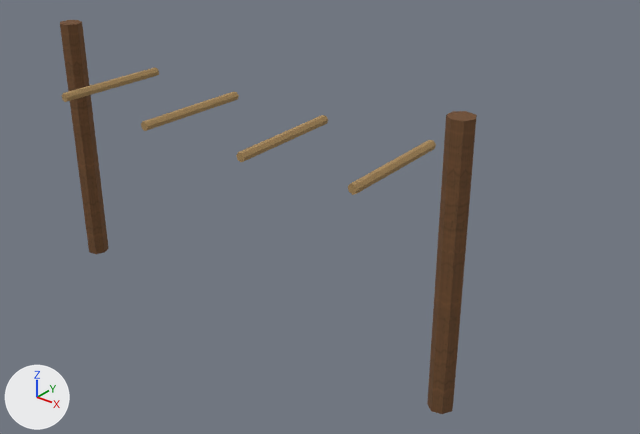
The OBJ model Assets/ProjectOEN/ProductionArt/Meshes/environment_set_dressing/en-024_camp_boundary_rope_set__taut.obj: old version first, new version second.
Rendered twice from a 50 mm camera at (1.63, -1.67, 1.46) aimed at (0.2, 0.12, 0.35). Lighting does not change. The marker at lower left points along +X, +Y and +Z. The picture after the commit comes second. Where no turn or scale is listed for an object, it has been applied to the vertices. Vertices at exactly the same position are counted once.

Objects in the first picture: 'en-024_camp_boundary_rope_set__taut'.
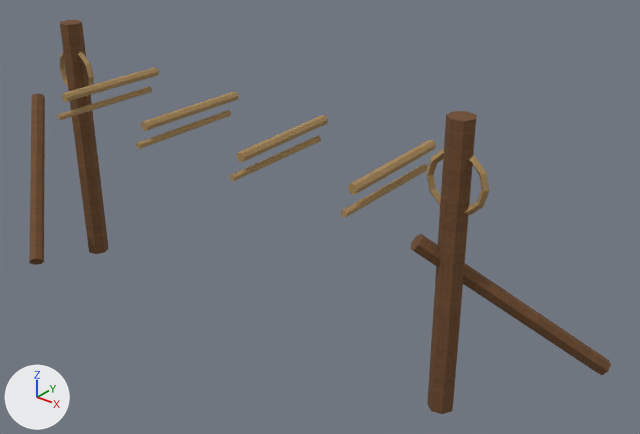
Edits to the scene script, one JSON object a line:
```json
{"block": "me_en_024_camp_boundary_rope_set__taut", "where": "# used by ob_en_024_camp_boundary_rope_set__taut; location = (0.0, 0.0, 0.0)"}
{"op": "remove", "block": "me_en_024_camp_boundary_rope_set__taut", "code": "me_en_024_camp_boundary_rope_set__taut.from_pydata(...)  # 96 vertices, 168 faces; spans x -0.732..0.735, y -0.175..0.175, z 0.0..0.8"}
{"op": "add", "block": "me_en_024_camp_boundary_rope_set__taut", "code": "me_en_024_camp_boundary_rope_set__taut.from_pydata(...)  # 280 vertices, 512 faces; spans x -1.028..1.028, y -0.309..0.309, z 0.0..0.8"}
{"block": "me_en_024_camp_boundary_rope_set__taut", "change": "me_en_024_camp_boundary_rope_set__taut part 1: a new loose piece of 48 vertices spanning x -0.784..-0.616, y -0.01..0.01, z 0.556..0.724, in mat_rope (picture img_rope_albedo_png)"}
{"block": "me_en_024_camp_boundary_rope_set__taut", "change": "me_en_024_camp_boundary_rope_set__taut part 2: a new loose piece of 48 vertices spanning x 0.616..0.784, y -0.01..0.01, z 0.556..0.724, in mat_rope (picture img_rope_albedo_png)"}
{"block": "me_en_024_camp_boundary_rope_set__taut", "change": "me_en_024_camp_boundary_rope_set__taut part 3: a new loose piece of 16 vertices spanning x -1.028..-0.611, y -0.309..0.069, z 0.082..0.499, in mat_wood (picture img_wood_albedo_png)"}
{"block": "me_en_024_camp_boundary_rope_set__taut", "change": "me_en_024_camp_boundary_rope_set__taut part 4: a new loose piece of 16 vertices spanning x 0.611..1.028, y -0.069..0.309, z 0.081..0.498, in mat_wood (picture img_wood_albedo_png)"}
{"block": "me_en_024_camp_boundary_rope_set__taut", "change": "me_en_024_camp_boundary_rope_set__taut part 5: a new loose piece of 14 vertices spanning x -0.536..-0.514, y -0.204..0.146, z 0.572..0.593, in mat_rope (picture img_rope_albedo_png)"}
{"block": "me_en_024_camp_boundary_rope_set__taut", "change": "me_en_024_camp_boundary_rope_set__taut part 6: a new loose piece of 14 vertices spanning x -0.186..-0.164, y -0.204..0.146, z 0.567..0.588, in mat_rope (picture img_rope_albedo_png)"}
{"block": "me_en_024_camp_boundary_rope_set__taut", "change": "me_en_024_camp_boundary_rope_set__taut part 7: a new loose piece of 14 vertices spanning x 0.164..0.186, y -0.204..0.146, z 0.567..0.588, in mat_rope (picture img_rope_albedo_png)"}
{"block": "me_en_024_camp_boundary_rope_set__taut", "change": "me_en_024_camp_boundary_rope_set__taut part 8: a new loose piece of 14 vertices spanning x 0.514..0.536, y -0.204..0.146, z 0.572..0.593, in mat_rope (picture img_rope_albedo_png)"}
```

Changed parts and their boxes (x1, y1, x2, y2) in the pictures (640 x 434 px):
```json
{"object": "en-024_camp_boundary_rope_set__taut", "change": "reshaped", "before": [60, 20, 477, 414], "after": [29, 20, 611, 414], "on screen": "39% wider"}
{"part": 1, "of": "me_en_024_camp_boundary_rope_set__taut", "change": "added", "after": [60, 51, 94, 97]}
{"part": 2, "of": "me_en_024_camp_boundary_rope_set__taut", "change": "added", "after": [426, 148, 489, 215], "on screen": "brown"}
{"part": 3, "of": "me_en_024_camp_boundary_rope_set__taut", "change": "added", "after": [29, 93, 45, 265], "on screen": "brown"}
{"part": 4, "of": "me_en_024_camp_boundary_rope_set__taut", "change": "added", "after": [410, 234, 611, 375]}
{"part": 5, "of": "me_en_024_camp_boundary_rope_set__taut", "change": "added", "after": [57, 86, 152, 121], "on screen": "brown"}
{"part": 6, "of": "me_en_024_camp_boundary_rope_set__taut", "change": "added", "after": [136, 110, 231, 149], "on screen": "brown"}
{"part": 7, "of": "me_en_024_camp_boundary_rope_set__taut", "change": "added", "after": [230, 135, 321, 181], "on screen": "brown"}
{"part": 8, "of": "me_en_024_camp_boundary_rope_set__taut", "change": "added", "after": [341, 164, 428, 218], "on screen": "brown"}
```
